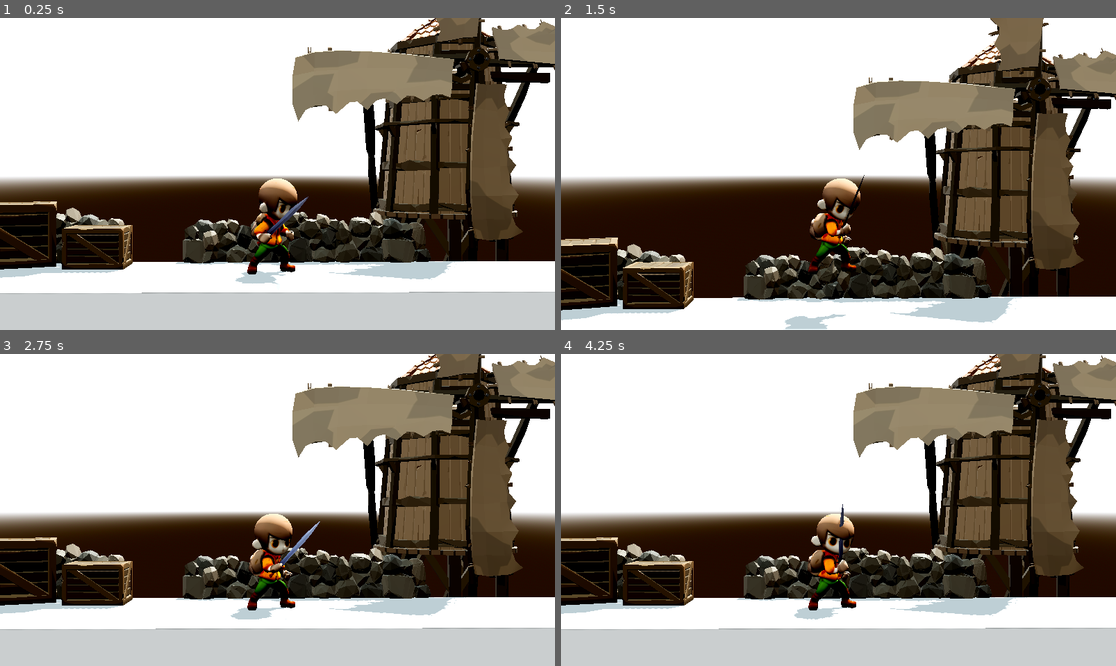
Above: before the commit, frames 1-4 (two rows, left to right).
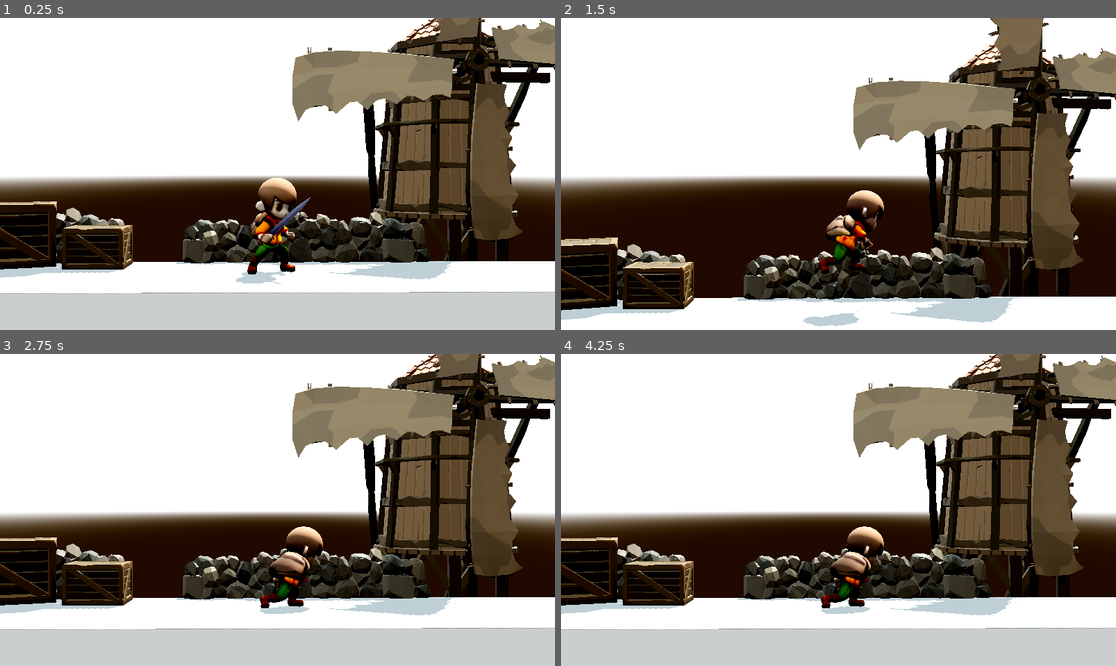
Above: after the commit, the same moments.

Repository: vitalymind/Albion-Adventure
Game: Godot game, scene res://src/scenes/levelTest.tscn
The game is run twice, just before and just after one commit, with the same random seed, the same clock (stepped at 60 frames per second) and the same inputs.
Inputs (mouse positions are in pixels of both pictures, inside the frame that each line leads up to):
- Up to frame 1 (0.25 s): no input
- Up to frame 2 (1.5 s): move the mouse to (960, 158) at 0.52 s; press the mouse at (960, 158) at 0.53 s; hold W (action_up) 0.53-1.28 s; tap Space (action_jump) at 0.77 s; move the mouse to (727, 189) at 1.27 s; release the mouse at (727, 189) at 1.28 s; hold S (action_down) from 1.28 s (still down); click (727, 189) at 1.35 s
- Up to frame 3 (2.75 s): tap Space (action_jump) at 1.52 s; move the mouse to (333, 441) at 2.02 s; release S (action_down) at 2.03 s; press the mouse at (333, 441) at 2.03 s; hold W (action_up) from 2.03 s (still down)
- Up to frame 4 (4.25 s): move the mouse to (810, 572) at 2.77 s; release the mouse at (810, 572) at 2.78 s; click (810, 572) at 2.85 s; tap Space (action_jump) at 3.02, 3.77 s; move the mouse to (1005, 556) at 3.52 s; release W (action_up) at 3.53 s; press the mouse at (1005, 556) at 3.53 s; hold S (action_down) from 3.53 s (still down)

The runs differ from the first frame. In frame 1, 0.7% of the frame differs, in the area x 42-56%, y 51-86%; in frame 2, 2.7%; in frame 3, 2.7%, in the area x 41-59%, y 51-86%; in frame 4, 2.7%.

Commit message:
add attack animation on LMB

Diff:
--- a/project.godot
+++ b/project.godot
@@ -42,3 +42,8 @@
 "events": [Object(InputEventKey,"resource_local_to_scene":false,"resource_name":"","device":-1,"window_id":0,"alt_press …(191 unchanged characters)…
 ]
 }
+action_attack={
+"deadzone": 0.5,
+"events": [Object(InputEventMouseButton,"resource_local_to_scene":false,"resource_name":"","device":-1,"window_id":0,"alt_pressed":false,"shift_pressed":false,"ctrl_pressed":false,"meta_pressed":false,"button_mask":1,"position":Vector2(128, 24),"global_position":Vector2(137, 70),"factor":1.0,"button_index":1,"canceled":false,"pressed":true,"double_click":false,"script":null)
+]
+}
--- a/src/character_prototype_debug.tscn
+++ b/src/character_prototype_debug.tscn
@@ -23,55 +23,55 @@
 [node name="main_character_prototype" instance=ExtResource("1_dair2")]
 
 [node name="Skeleton3D" parent="Armature" index="0"]
-bones/0/position = Vector3(-0.393579, 0.00474453, -55.6765)
-bones/0/rotation = Quaternion(-0.574927, -0.299687, 0.34424, 0.679077)
-bones/1/rotation = Quaternion(0.0128936, 0.0329566, -0.0250044, 0.999061)
-bones/2/rotation = Quaternion(0.0107617, 0.0100395, 0.02155, 0.999659)
-bones/3/rotation = Quaternion(0.00189684, 0.0103241, 0.0102846, 0.999892)
-bones/4/rotation = Quaternion(0.0335408, 0.0857396, -0.010675, 0.995696)
+bones/0/position = Vector3(-0.387082, 0.0156083, -55.6484)
+bones/0/rotation = Quaternion(-0.570994, -0.307116, 0.352843, 0.674646)
+bones/1/rotation = Quaternion(0.0128889, 0.033001, -0.0248843, 0.999062)
+bones/2/rotation = Quaternion(0.0108009, 0.0100316, 0.0215053, 0.99966)
+bones/3/rotation = Quaternion(0.00193042, 0.0103211, 0.0102321, 0.999893)
+bones/4/rotation = Quaternion(0.0335152, 0.0857398, -0.0106727, 0.995696)
 bones/5/rotation = Quaternion(-0.0405753, 0.20344, -0.0491981, 0.977008)
-bones/7/rotation = Quaternion(-0.625609, -0.347775, 0.54134, -0.441155)
-bones/8/position = Vector3(4.31759e-07, 13.2415, 5.20984e-07)
-bones/8/rotation = Quaternion(0.25591, 0.0815433, 0.103995, 0.957625)
-bones/9/position = Vector3(2.82096e-07, 16.2621, 7.35611e-07)
+bones/7/rotation = Quaternion(-0.625584, -0.347754, 0.541368, -0.441172)
+bones/8/position = Vector3(-5.85941e-07, 13.2415, 4.92636e-06)
+bones/8/rotation = Quaternion(0.255909, 0.0815433, 0.103995, 0.957625)
+bones/9/position = Vector3(-2.24742e-06, 16.2621, -5.12657e-06)
 bones/9/rotation = Quaternion(0.173252, -0.205093, 0.701369, 0.660305)
-bones/10/position = Vector3(1.42132e-05, 16.2365, 3.67889e-06)
-bones/10/rotation = Quaternion(0.0284015, 0.00693578, 0.00377138, 0.999565)
-bones/11/rotation = Quaternion(0.494327, 0.429544, 0.424728, 0.625091)
-bones/12/position = Vector3(-3.57629e-06, 4.21157, -1.13249e-05)
-bones/12/rotation = Quaternion(0.356399, 0.188382, 0.263913, 0.876266)
-bones/13/rotation = Quaternion(0.122682, 0.353128, 0.603638, 0.704181)
-bones/14/position = Vector3(-0.239303, 1.76437, -0.75592)
+bones/10/position = Vector3(-5.27649e-06, 16.2365, 8.67317e-07)
+bones/10/rotation = Quaternion(0.0284016, 0.00693585, 0.00377144, 0.999565)
+bones/11/rotation = Quaternion(0.49432, 0.429557, 0.424715, 0.625097)
+bones/12/position = Vector3(1.96695e-06, 4.21157, -4.17232e-06)
+bones/12/rotation = Quaternion(0.356379, 0.188373, 0.263929, 0.876271)
+bones/13/rotation = Quaternion(0.122504, 0.353068, 0.603616, 0.704261)
+bones/14/position = Vector3(-0.239299, 1.76437, -0.755911)
 bones/15/rotation = Quaternion(0.41443, -0.447012, 0.707868, 0.356863)
-bones/16/position = Vector3(-1.86357e-06, 13.2415, -9.96363e-06)
-bones/16/rotation = Quaternion(0.29382, 0.0972268, 0.0627228, 0.948832)
-bones/17/position = Vector3(-1.82819e-06, 16.4437, 1.86195e-06)
-bones/17/rotation = Quaternion(0.272464, 0.0231877, -0.541125, 0.795242)
-bones/18/position = Vector3(-1.39358e-05, 16.2098, 4.70936e-06)
-bones/18/rotation = Quaternion(0.173178, 0.00381688, -0.185961, 0.967168)
-bones/19/position = Vector3(7.01232e-06, 13.8218, -1.07976e-06)
-bones/19/rotation = Quaternion(0.459614, 0.00563512, 0.223449, 0.859531)
-bones/20/position = Vector3(1.90735e-06, 3.60902, 3.87431e-07)
+bones/16/position = Vector3(5.88322e-06, 13.2415, 1.17513e-05)
+bones/16/rotation = Quaternion(0.29382, 0.0972269, 0.0627228, 0.948832)
+bones/17/position = Vector3(-1.34469e-06, 16.4437, 8.03022e-06)
+bones/17/rotation = Quaternion(0.272464, 0.0231877, -0.541124, 0.795242)
+bones/18/position = Vector3(-6.79051e-06, 16.2098, 4.70936e-06)
+bones/18/rotation = Quaternion(0.173178, 0.00381657, -0.185961, 0.967168)
+bones/19/position = Vector3(1.09726e-06, 13.8218, 6.83311e-06)
+bones/19/rotation = Quaternion(0.459614, 0.00561978, 0.223448, 0.859531)
+bones/20/position = Vector3(1.90735e-06, 3.60902, 4.51133e-06)
 bones/20/rotation = Quaternion(0.503966, -0.0120413, 0.163414, 0.848039)
-bones/21/position = Vector3(-0.192952, 4.08618, 0.14094)
+bones/21/position = Vector3(-0.192948, 4.08618, 0.140943)
 bones/21/rotation = Quaternion(0.645688, 0.110946, 0.112801, 0.74703)
-bones/22/position = Vector3(-0.360721, 1.30201, -0.667695)
-bones/23/rotation = Quaternion(0.36415, 0.453334, 0.783849, -0.21786)
-bones/24/rotation = Quaternion(-0.449881, 0.139532, -0.0228691, 0.881825)
-bones/25/rotation = Quaternion(0.410848, 0.0302734, -0.0419076, 0.910237)
-bones/26/rotation = Quaternion(0.392465, -0.0296739, 0.0108374, 0.919224)
-bones/27/position = Vector3(-2.58163e-06, 7.02613, -4.4704e-07)
-bones/28/rotation = Quaternion(-0.245872, 0.206682, 0.904404, 0.280862)
-bones/29/rotation = Quaternion(-0.405445, -0.0231194, -0.0317997, 0.913274)
-bones/30/rotation = Quaternion(0.53621, 0.0533169, 0.211247, 0.815482)
-bones/31/rotation = Quaternion(0.379086, 0.0583282, -0.0270495, 0.923125)
+bones/22/position = Vector3(-0.36073, 1.30201, -0.667684)
+bones/23/rotation = Quaternion(0.363907, 0.453996, 0.78349, -0.218179)
+bones/24/rotation = Quaternion(-0.45138, 0.139348, -0.0229444, 0.881085)
+bones/25/rotation = Quaternion(0.411651, 0.0304328, -0.0416973, 0.909879)
+bones/26/rotation = Quaternion(0.392065, -0.0300457, 0.0106493, 0.919385)
+bones/27/position = Vector3(-1.40072e-06, 7.02614, 3.27812e-07)
+bones/28/rotation = Quaternion(-0.245752, 0.206857, 0.904311, 0.281137)
+bones/29/rotation = Quaternion(-0.405938, -0.0233193, -0.0317141, 0.913053)
+bones/30/rotation = Quaternion(0.536382, 0.0534513, 0.211476, 0.8153)
+bones/31/rotation = Quaternion(0.379156, 0.0582709, -0.0270156, 0.923101)
 
 [node name="model" parent="Armature/Skeleton3D" index="0"]
 material_override = SubResource("StandardMaterial3D_2rw6a")
 surface_material_override/0 = SubResource("StandardMaterial3D_spn86")
 
 [node name="BoneAttachment3D" type="BoneAttachment3D" parent="Armature/Skeleton3D" index="1"]
-transform = Transform3D(-0.0527941, -0.769707, 0.636211, 0.145018, 0.624437, 0.767495, -0.98802, 0.132781, 0.0786543, -27.8262, -18.557, -71.5318)
+transform = Transform3D(-0.0564747, -0.785423, 0.616379, 0.143859, 0.60452, 0.783492, -0.987986, 0.132919, 0.0788502, -27.3352, -19.2418, -71.5091)
 bone_name = "mixamorig_RightHand"
 bone_idx = 18
 
--- a/src/scripts/player.gd
+++ b/src/scripts/player.gd
@@ -4,7 +4,11 @@
 
 const SPEED = 0.8
 const ROTATION_SPEED = 12
+const ANIMATION_SPEED_SCALE = 1.5
 const JUMP_VELOCITY = 4.5
+const ATTACK_COOLDOWN = 1.1
+var attack_in_progress := false
+var attack_delay := 0.0
 var visual: Node3D
 var animation: AnimationPlayer
 var facing_direction := 1
@@ -13,8 +17,18 @@
 	visual = get_node("main_character_prototype")
 	animation = find_child("AnimationPlayer")
 	animation.get_animation("sword_idle_2").loop_mode = Animation.LOOP_LINEAR
-	animation.get_animation("sword_walk").loop_mode = Animation.LOOP_LINEAR
+	var walk_anim = animation.get_animation("sword_walk")
+	walk_anim.loop_mode = Animation.LOOP_LINEAR
+	animation.speed_scale = ANIMATION_SPEED_SCALE
 	animation.play("sword_idle_2")
+
+func _unhandled_input(event: InputEvent) -> void:
+	if event.is_action_pressed("action_attack"): attack()
+
+func _process(delta: float) -> void:
+	attack_delay = max(0, attack_delay - delta);
+	if attack_delay == 0:
+		attack_in_progress = false
 
 func _physics_process(delta: float) -> void:
 	# Add the gravity.
@@ -37,18 +51,24 @@
 	var move_dir := input[0] as int
 
 	if move_dir == 0:
-		velocity.x = 0
-		# velocity.x = move_toward(velocity.x, 0, SPEED)
-		if animation.current_animation != "sword_idle_2":
+		velocity.x = move_toward(velocity.x, 0, SPEED)
+		if !attack_in_progress and animation.current_animation != "sword_idle_2":
 			animation.play("sword_idle_2")
 	else:
-		velocity.x = move_dir * SPEED
-		if animation.current_animation != "sword_walk":
-			animation.play("sword_walk")
+		if !attack_in_progress:
+			velocity.x = move_dir * SPEED * ANIMATION_SPEED_SCALE
+			if animation.current_animation != "sword_walk":
+				animation.play("sword_walk")
 
-		# Change facing direction
-		facing_direction = move_dir
+			# Change facing direction
+			facing_direction = move_dir
+	move_and_slide()
 
+func attack() -> void:
+	if attack_delay > 0:
+		return
 
-
-	move_and_slide()
+	attack_in_progress = true
+	velocity.x = 0
+	attack_delay = ATTACK_COOLDOWN
+	animation.play("sword_slash")
